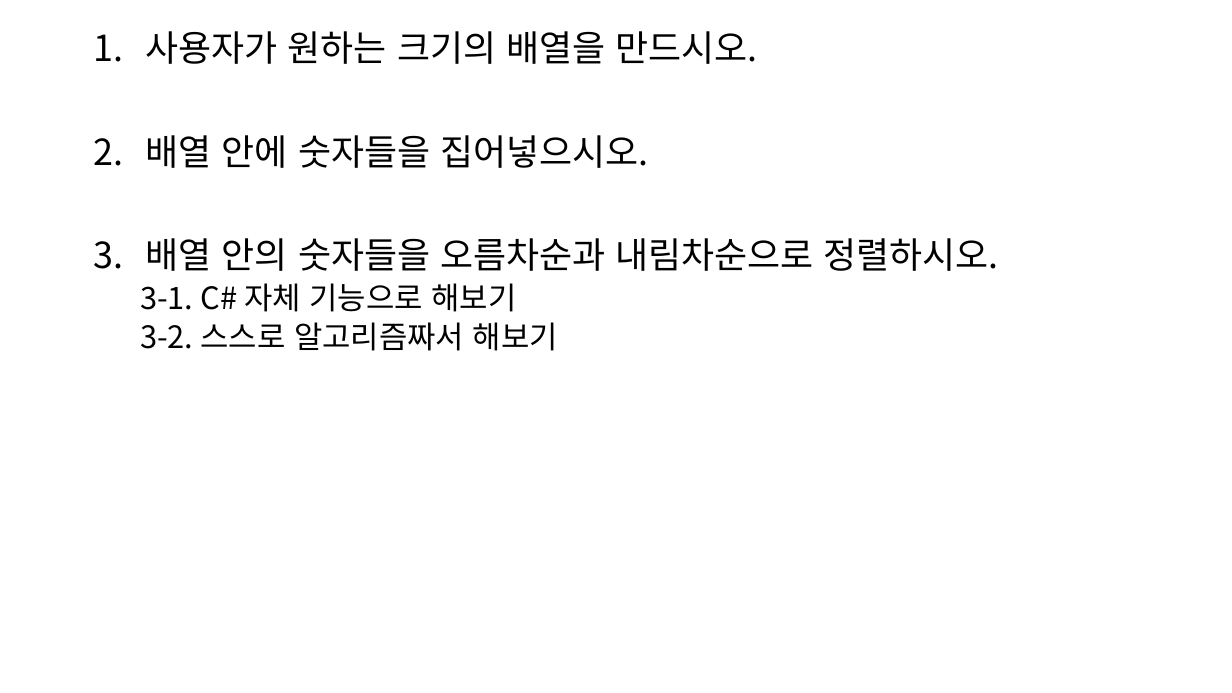
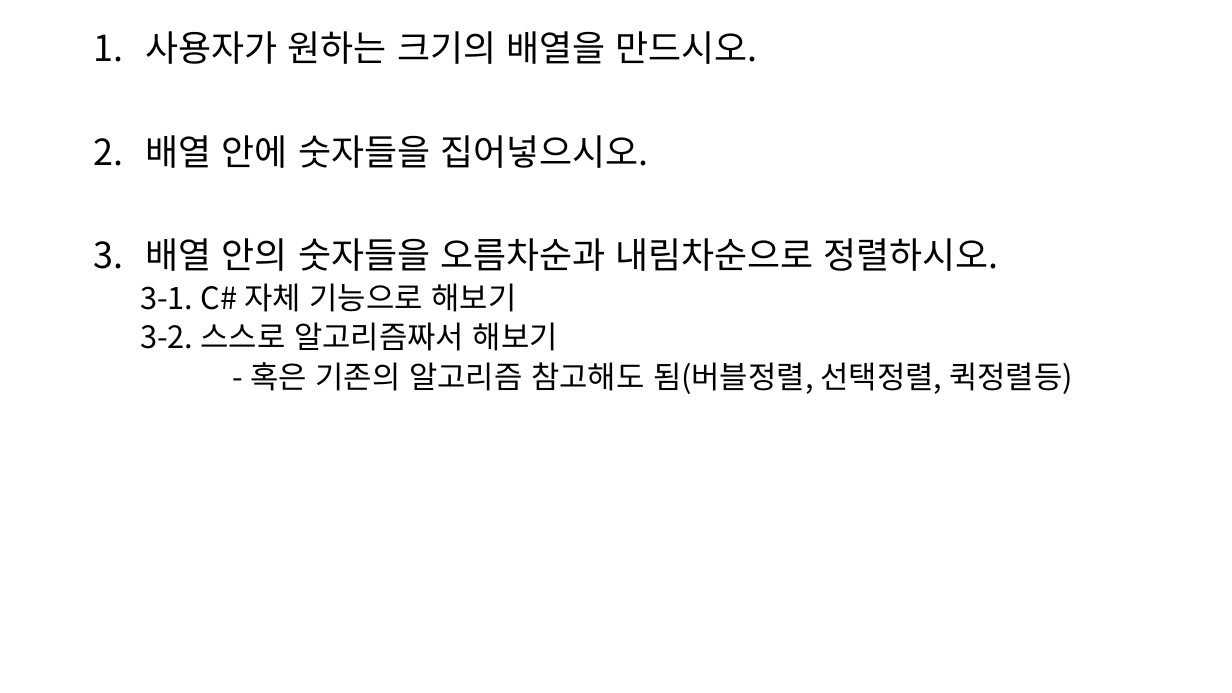
Before and after one commit to DongJoonLeeDJ/AI_501_4, a slide deck: slide 2 of djlee/cSharp/20220111/문제.pptx. Drawn at 1232x693 pixels with LibreOffice and Linux fonts; fonts in the diff are those of the drawing. Boxes give left, top, right and bottom in pixels: in the first picture for what was removed or moved away, otherwise in the second. Text is boxed around its words. In the diff, an @@ line names an element or a change of style, - is before the commit and + after.

```diff
--- a/djlee/cSharp/20220111/문제.pptx
+++ b/djlee/cSharp/20220111/문제.pptx
@@ text at box(250, 362, 1073, 394): paragraph added @@
+  - 혹은 기존의 알고리즘 참고해도 됨(버블정렬, 선택정렬, 퀵정렬등)
```
